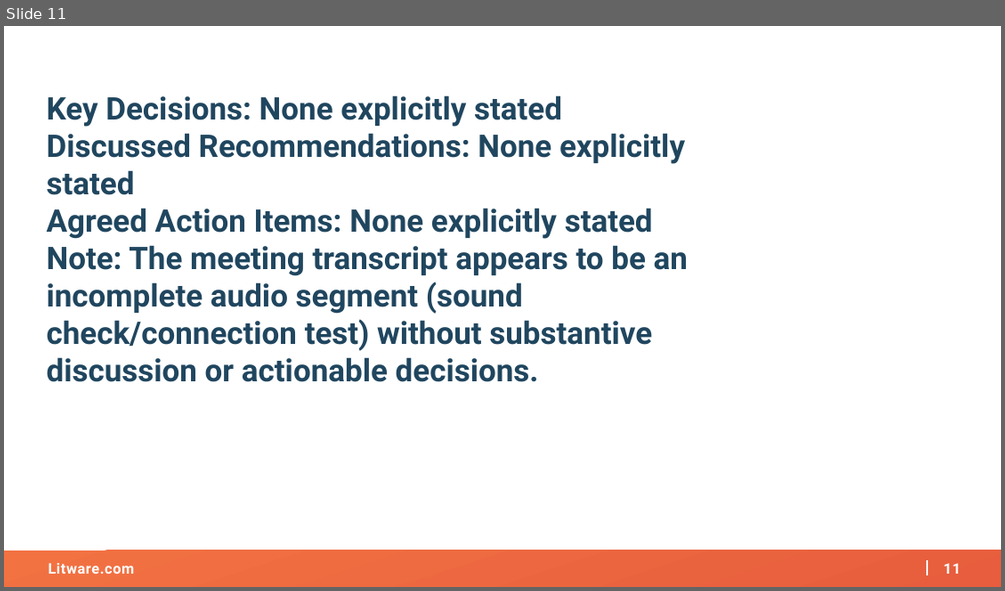
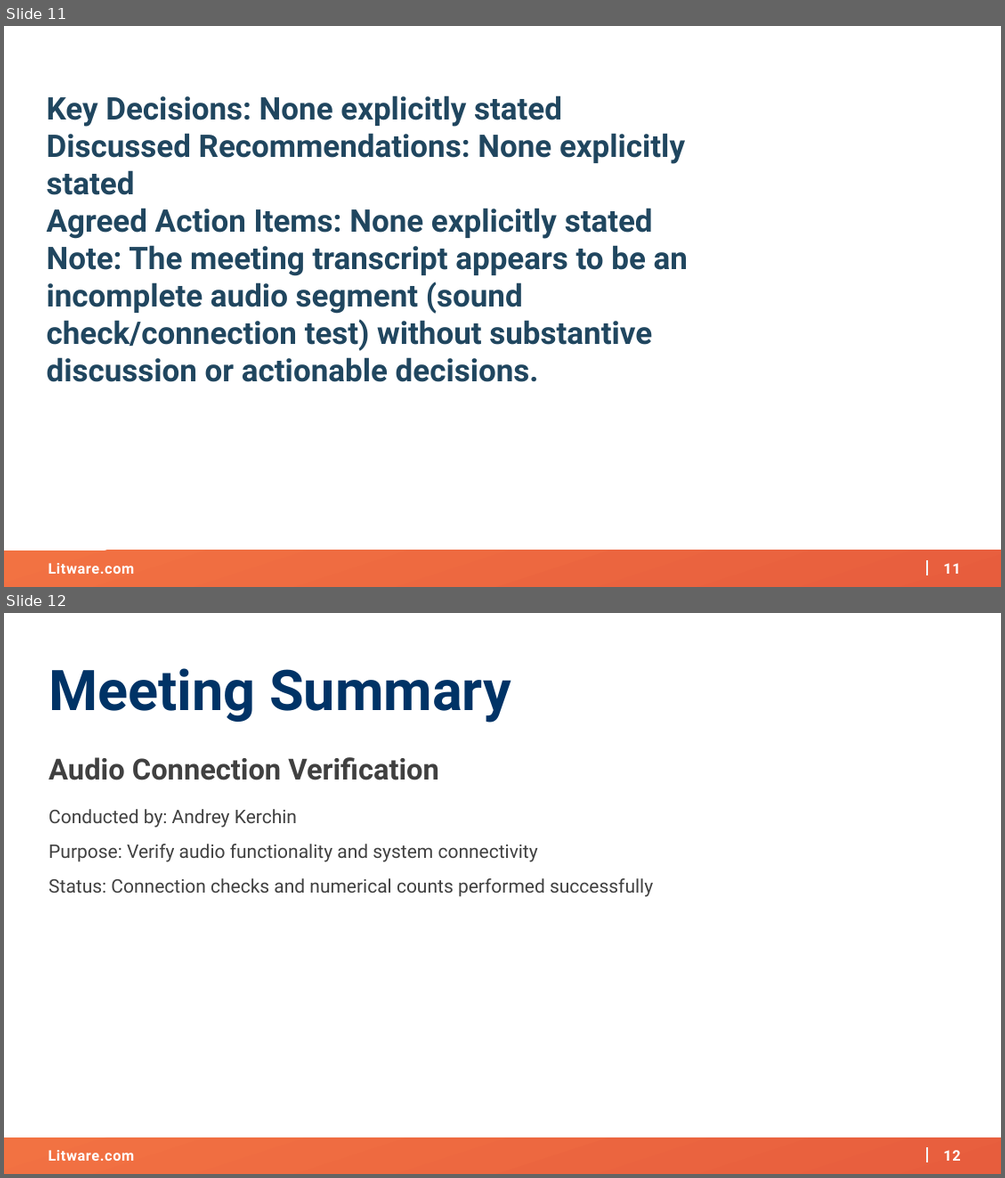
Before and after one commit to AKercha1/justtemporary, a slide deck: create-a-project-from-cost-opt-20260216170628/artifacts/kickoff-deck.pptx. Shown one above the other, each under a label of ours: slide 11 before the commit, slides 11 and 12 after it. The pictures are 1005x591 and 1005x1178 pixels, drawn with LibreOffice and Linux fonts; fonts in the diff are those of the drawing; background and template pictures are left out. Boxes give left, top, right and bottom in pixels: in the first picture for what was removed or moved away, otherwise in the second. Text is boxed around its words. In the diff, an @@ line names an element or a change of style, - is before the commit and + after.

```diff
--- a/create-a-project-from-cost-opt-20260216170628/artifacts/kickoff-deck.pptx
+++ b/create-a-project-from-cost-opt-20260216170628/artifacts/kickoff-deck.pptx
@@ slide 12 added at box(4, 613, 1001, 1174), background #FFFFFF; not listed: 4 template elements that a slide beside it also shows @@
@@ rectangle added at box(4, 613, 1001, 1137), fill #FFFFFF at 94% opacity @@
@@ text added at box(48, 668, 511, 722), 54 pt, text #003366, bold @@
+Meeting Summary
@@ text added at box(48, 757, 653, 897), 18 pt, text #404040 @@
+Audio Connection Verification
+Conducted by: Andrey Kerchin
+Purpose: Verify audio functionality and system connectivity
+Status: Connection checks and numerical counts performed successfully
```
Also in this commit, not shown: 1 other slide added.
